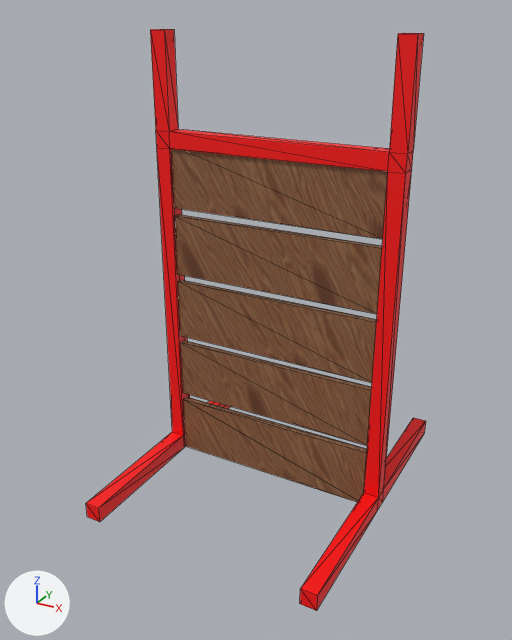
One commit to the glTF model Assets/Models/palisade.glb: the scene before it, then after it.
Rendered twice from a 50 mm camera at (-0.08, -3.88, 2.97) aimed at (-2.03, -0.34, 1.19). Lighting does not change. The marker at lower left points along +X, +Y and +Z. The older version comes first. Mesh edges are drawn as thin lines. Vertices at exactly the same position are counted once.

In view in the first picture: 'palisade'.
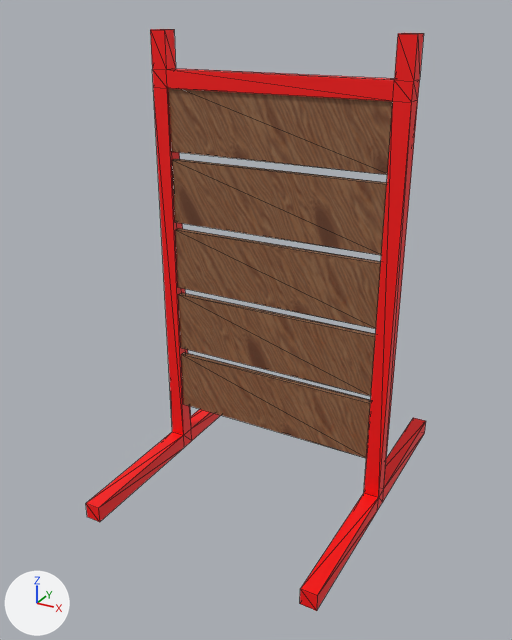
The edits, one by one:
me_cube_002 has 96 vertices, 136 faces and spans x -2.78..-1.18, y -1.2..0.8, z -0.01..2.85.
me_cube_002 is used by ob_palisade; location (0.0, 0.0, 0.0).
Before the commit, vertices of me_cube_002: 40 (-1.28, -0.25, 2.18) at pixel (387, 171), 41 (-1.28, -0.15, 2.18), 42 (-1.18, -0.15, 2.18) at pixel (411, 169), 43 (-1.18, -0.25, 2.18) at pixel (405, 173), 44 (-1.28, -0.25, 2.28) at pixel (389, 152).
Before the commit, vertices of me_cube_002: 45 (-1.28, -0.15, 2.28), 46 (-1.18, -0.15, 2.28) at pixel (413, 150), 47 (-1.18, -0.25, 2.28) at pixel (407, 153), 48 (-2.78, -0.25, 2.17) at pixel (156, 147), 49 (-2.78, -0.15, 2.17).
Before the commit, vertices of me_cube_002: 50 (-2.68, -0.15, 2.17), 51 (-2.68, -0.25, 2.17) at pixel (169, 148), 52 (-2.78, -0.25, 2.28) at pixel (155, 130), 53 (-2.78, -0.15, 2.28), 54 (-2.68, -0.15, 2.28) at pixel (178, 129).
Before the commit, vertices of me_cube_002: 55 (-2.68, -0.25, 2.28) at pixel (169, 131).
me_cube_002 part 1: the loose piece of 8 vertices spanning x -2.68..-1.27, y -0.24..-0.2, z 1.8..2.2 is moved by (0.0, 0.0, 0.36).
me_cube_002 part 2: the loose piece of 8 vertices spanning x -2.68..-1.27, y -0.24..-0.2, z 1.35..1.75 is moved by (0.0, 0.0, 0.36).
me_cube_002 part 3: the loose piece of 8 vertices spanning x -2.68..-1.27, y -0.24..-0.2, z 0.9..1.3 is moved by (0.0, 0.0, 0.36).
me_cube_002 part 4: the loose piece of 8 vertices spanning x -2.68..-1.27, y -0.24..-0.2, z 0.45..0.85 is moved by (0.0, 0.0, 0.36).
me_cube_002 part 5: the loose piece of 8 vertices spanning x -2.68..-1.27, y -0.24..-0.2, z 0.0..0.4 is moved by (0.0, 0.0, 0.36).
Part 6, on me_cube_002:
Vertices 40 to 55 of me_cube_002 move by (0.0, 0.0, 0.36).

Where the change shows, as pixel boxes (x1, y1, x2, y2) in the pictures (512 x 640 px; the box of a moved part takes in the faces that stretch with it):
part 1 of me_cube_002, moved or reshaped: before (171, 149, 388, 239); after (169, 88, 393, 175)
part 2 of me_cube_002, moved or reshaped: before (175, 214, 382, 314); after (172, 159, 387, 255)
part 3 of me_cube_002, moved or reshaped: before (178, 280, 377, 383); after (175, 228, 381, 329)
part 4 of me_cube_002, moved or reshaped: before (180, 340, 372, 446); after (178, 293, 376, 396)
part 5 of me_cube_002, moved or reshaped: before (183, 397, 367, 502); after (181, 352, 371, 458)
part 6 of me_cube_002, moved or reshaped: (150, 29, 424, 497) in both
